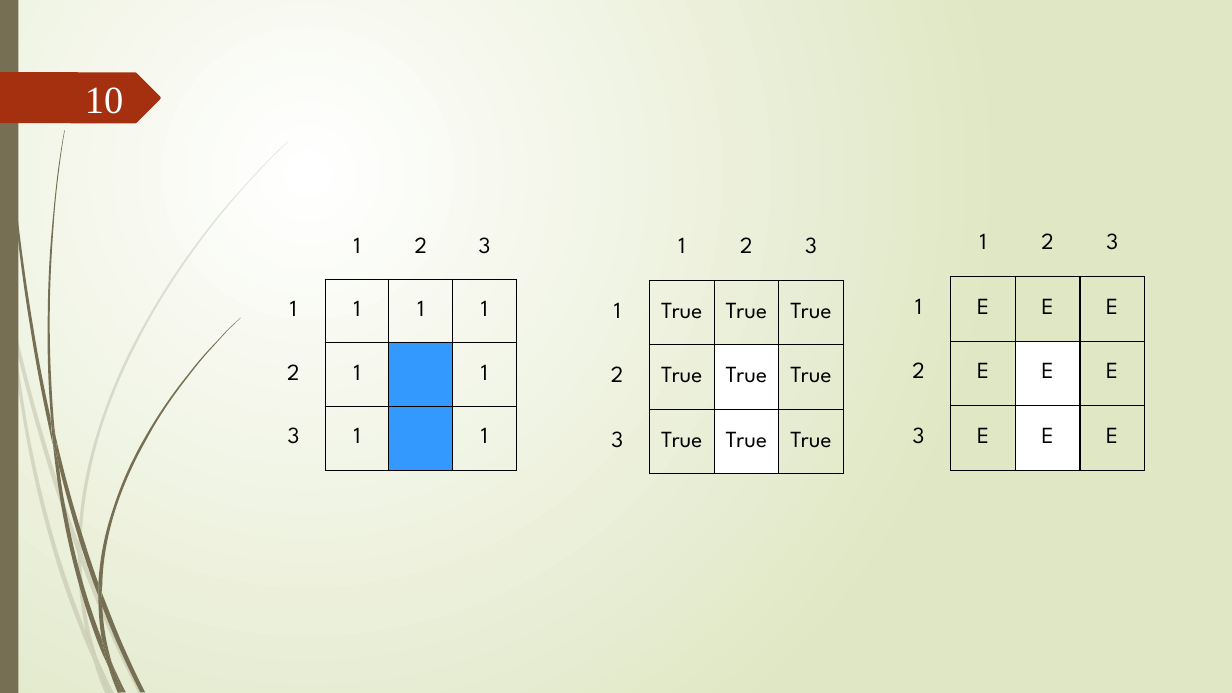
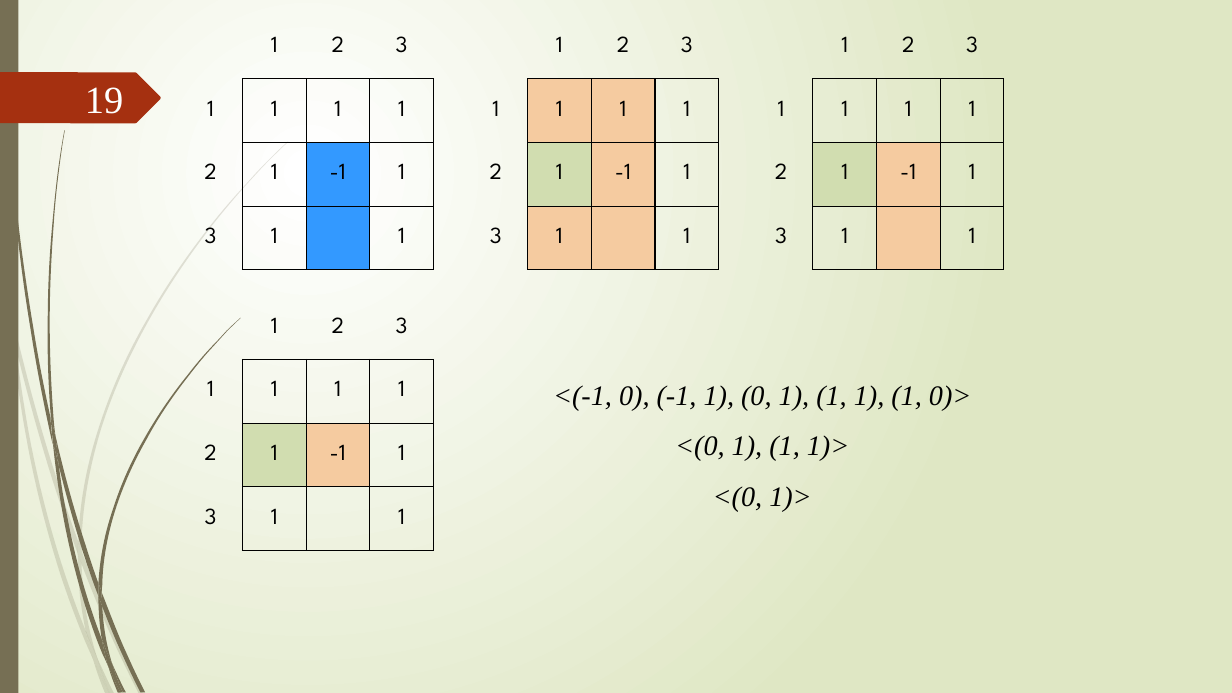
Before and after one commit to xex238/Diploma_2022, a slide deck: slide 19 of docs/Отчёты/ВКР/Новицкий_МПИ-20-4-2_ВКР_Презентация.pptx (slide 10 before the commit). Drawn at 1232x693 pixels with LibreOffice and Linux fonts; fonts in the diff are those of the drawing. Boxes give left, top, right and bottom in pixels: in the first picture for what was removed or moved away, otherwise in the second. Text is boxed around its words. In the diff, an @@ line names an element or a change of style, - is before the commit and + after.

```diff
--- a/docs/Отчёты/ВКР/Новицкий_МПИ-20-4-2_ВКР_Презентация.pptx
+++ b/docs/Отчёты/ВКР/Новицкий_МПИ-20-4-2_ВКР_Презентация.pptx
@@ table added at box(178, 15, 433, 270), 4 rows, 4 columns @@
+ | 1 | 2 | 3
+1 | 1 | 1 | 1
+2 | 1 | -1 | 1
+3 | 1 |  | 1
@@ table added at box(464, 15, 719, 270), 4 rows, 4 columns @@
+ | 1 | 2 | 3
+1 | 1 | 1 | 1
+2 | 1 | -1 | 1
+3 | 1 |  | 1
@@ table added at box(750, 15, 1005, 270), 4 rows, 4 columns @@
+ | 1 | 2 | 3
+1 | 1 | 1 | 1
+2 | 1 | -1 | 1
+3 | 1 |  | 1
@@ page number at box(85, 87, 123, 114): text changed @@
-10
+19
@@ table removed at box(585, 215, 844, 474), 4 rows, 4 columns @@
- | 1 | 2 | 3
-1 | True | True | True
-2 | True | True | True
-3 | True | True | True
@@ table removed at box(886, 212, 1145, 470), 4 rows, 4 columns @@
- | 1 | 2 | 3
-1 | E | E | E
-2 | E | E | E
-3 | E | E | E
@@ table at box(178, 296, 433, 551) @@
-row 3, column 3: 
+row 3, column 3: -1
@@ fill none to #D1DDB0 in row 3, column 2 @@
@@ fill #3399FF to #F5CBA0 in row 3, column 3 @@
@@ table: place and size @@
-table at box(262, 215, 517, 470)
+table at box(178, 296, 433, 551)
@@ text added at box(553, 385, 971, 411), 22 pt, text #000000, italic @@
+<(-1, 0), (-1, 1), (0, 1), (1, 1), (1, 0)>
@@ text added at box(675, 435, 850, 461), 22 pt, text #000000, italic @@
+<(0, 1), (1, 1)>
@@ text added at box(713, 486, 811, 511), 22 pt, text #000000, italic @@
+<(0, 1)>
```
Also in this commit, not shown: 5 other slides changed, 9 slides added, 2 slides removed, 1 other file.
